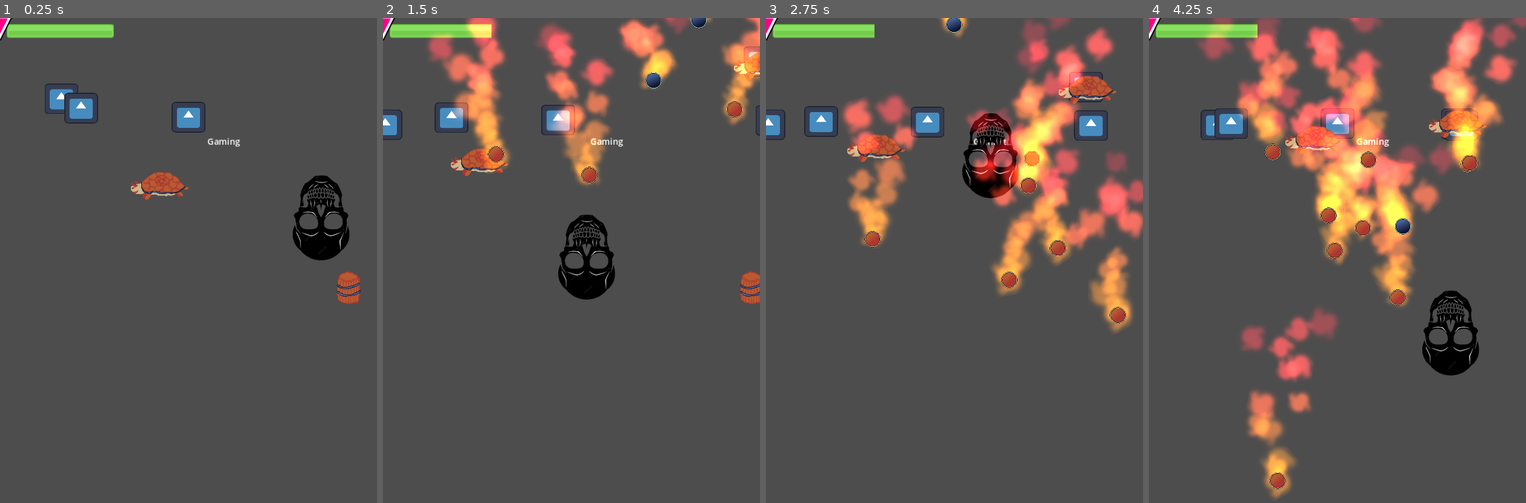
Above: before the commit, frames 1-4 (left to right).
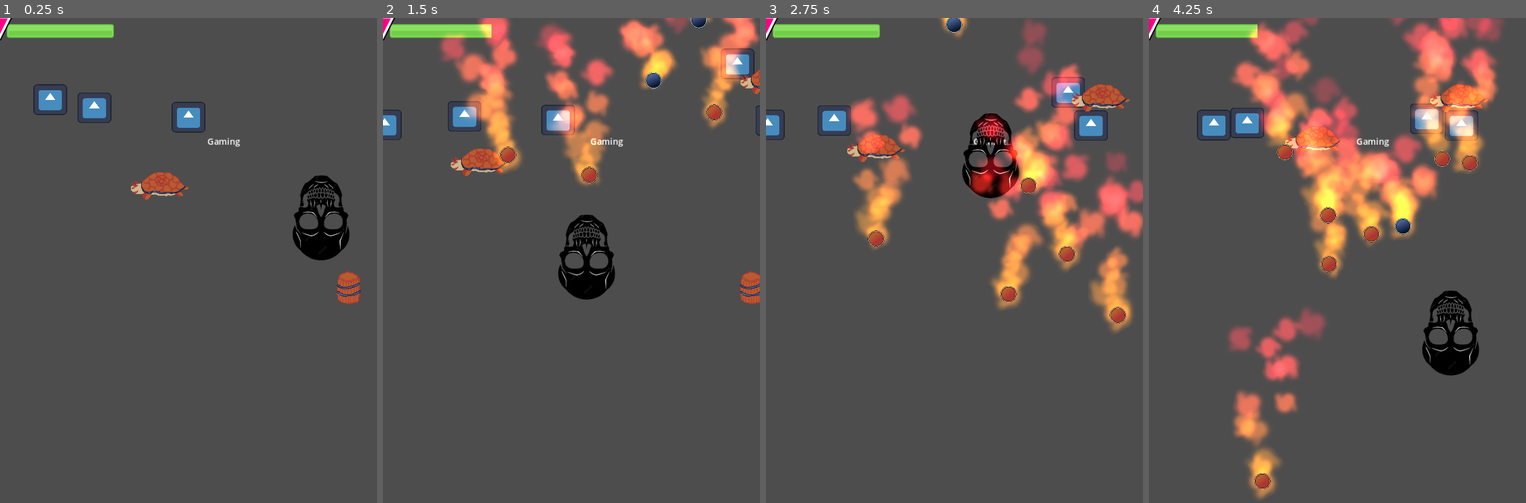
Above: after the commit, the same moments.

Repository: vaarnio/purgatory-gmtk2023
Game: Godot game, scene res://scenes/level1_valtteri.tscn
Two runs of this game, one before a commit and one after it. Both use one fixed random seed, a clock stepped at 60 frames per second and the inputs below. This scene is started directly instead of the project's main scene. The engine's default icon, where the game draws it, is replaced by a stand-in: a white triangle on a blue panel in a dark square.
Inputs (mouse positions are in pixels of both pictures, inside the frame that each line leads up to):
- Up to frame 1 (0.25 s): no input
- Up to frame 2 (1.5 s): tap Enter (ui_accept) at 0.5, 0.77 s; move the mouse to (654, 236) at 0.52 s; move the mouse to (496, 284) at 1.27 s
- Up to frame 3 (2.75 s): tap Enter (ui_accept) at 1.52 s; move the mouse to (992, 153) at 2.02 s
- Up to frame 4 (4.25 s): move the mouse to (1318, 357) at 2.77 s; tap Enter (ui_accept) at 3.02, 3.77 s; move the mouse to (1450, 333) at 3.52 s

The runs differ from the first frame. In frame 1, 0.7% of the frame differs, in the area x 8-30%, y 13-22%; in frame 2, 6.8%; in frame 3, 13%; in frame 4, 26%, in the area x 12-100%, y 0-100%.

Commit message:
Frenemies now die when hit

Diff:
--- a/prefabs/frenemy.tscn
+++ b/prefabs/frenemy.tscn
@@ -1,9 +1,12 @@
-[gd_scene load_steps=3 format=3 uid="uid://c5m44qhpa8n54"]
+[gd_scene load_steps=4 format=3 uid="uid://c5m44qhpa8n54"]
 
 [ext_resource type="Script" path="res://scripts/Frenemy.gd" id="1_ibxak"]
 [ext_resource type="Texture2D" uid="uid://dtb8p3j42wqtc" path="res://assets/icon.svg" id="2_ieark"]
 
-[node name="Frenemy" type="CharacterBody2D"]
+[sub_resource type="RectangleShape2D" id="RectangleShape2D_twx78"]
+size = Vector2(61, 58)
+
+[node name="Frenemy" type="CharacterBody2D" groups=["frenemy"]]
 position = Vector2(609, 129)
 script = ExtResource("1_ibxak")
 
@@ -12,3 +15,7 @@
 texture = ExtResource("2_ieark")
 
 [node name="Timer" type="Timer" parent="."]
+
+[node name="CollisionShape2D" type="CollisionShape2D" parent="."]
+position = Vector2(-0.5, 0)
+shape = SubResource("RectangleShape2D_twx78")
--- a/scripts/Bullet.gd
+++ b/scripts/Bullet.gd
@@ -42,19 +42,6 @@
 		PlayerVariables.heal_damage(5)
 		print("Bullet hit player")
 	if body.is_in_group("barrel"):
-		barrelArr = []
-		barrelsLocated = 0
-		min_distance = 10000
-		var currentBestBarrel : CharacterBody2D
-		for _i in get_parent().get_children():
-			if ((_i.get_class() == "CharacterBody2D") and (snapped(_i.floor_max_angle,0.000001) == 0.785399)):
-				barrelArr.append(_i)
-				barrelsLocated += 1
-		for _i in barrelArr:
-			if(global_position.distance_to(_i.global_position) < min_distance):
-				min_distance = global_position.distance_to(_i.global_position)
-				currentBestBarrel = _i
-			#print(global_position)
-			#print(_i.global_position)
-
-		currentBestBarrel._despawn()
+		body._despawn()
+	if body.is_in_group("frenemy") and self.type == "AttackBullet":
+		body.hit()
--- a/scripts/Frenemy.gd
+++ b/scripts/Frenemy.gd
@@ -22,6 +22,9 @@
 	# look_at(target)
 	if position.distance_to(target) > 5:
 		move_and_slide()
+
+func hit():
+	self.get_parent().remove_child(self)
 
 func shoot():
 	var v1 = PlayerVariables.position
Not shown: 1 places in prefabs/barrel.tscn that only renumber resources
